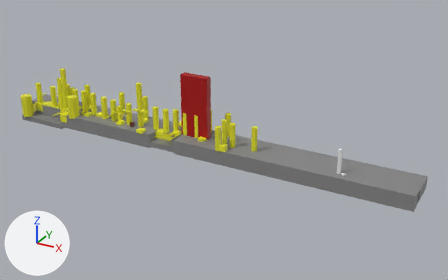
A saved change to the glTF model assets/map_forest.gltf.
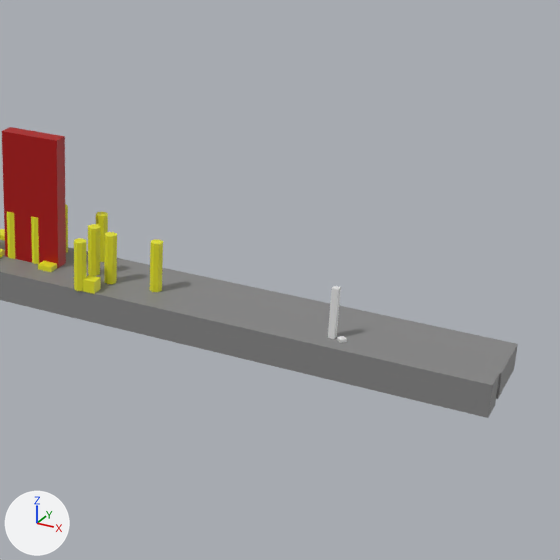
Each version is shown whole from a 50 mm camera at (170.1, -162.1, 83.8) aimed at (78.4, 4.5, 0.5), then close up on the part from 40% to 100% of the width and 4% to 100% of the height. Arrows for +X, +Y and +Z are at lower left; the lights stay in place. Where no turn or scale is listed for an object, it has been applied to the vertices.

The first close-up shows 'Crib', 'End', 'Ground.002', 'Ground.007', 'Monster', 'Tree.057'.
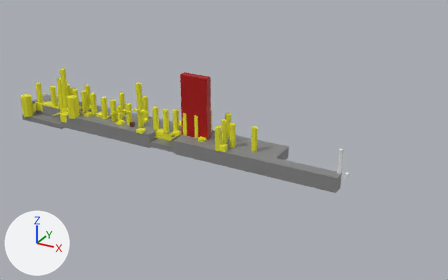
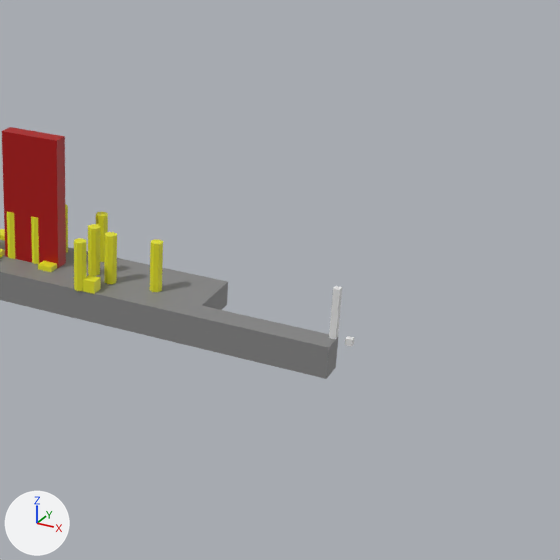
Commit message: Replace the crib with the launchpad

The change in detail:
Object 'Ground.007' (ob_ground_007) moves from (68.8, 5.6, -1.8) to (46.8, 5.6, -1.8).
Object 'Ground.007' (ob_ground_007) is rescaled from (10.0, 150.0, 4.0) to (10.0, 105.0, 4.0).
Object 'Ground.002' (ob_ground_002) moves from (103.5, -1.4, -2.2) to (92.2, -1.4, -2.2).
Object 'Ground.002' (ob_ground_002) is rescaled from (4.0, 80.0, 5.0) to (4.0, 57.0, 5.0).
Object 'End' (ob_end) moves from (120.0, 0.0, 3.0) to (120.2, 0.0, 3.0).
Object 'Crib' (ob_crib) moves from (121.6, -0.5, 0.2) to (122.6, 0.0, 0.2).

Boxes (x1, y1, x2, y2) around the edits, measured in the close-ups (560 x 560 px):
'Ground.002', moved, rescaled
    before: (0, 260, 500, 418)
    after: (0, 261, 338, 379)
'Ground.007', moved, rescaled
    before: (0, 240, 518, 399)
    after: (0, 240, 228, 310)
'End', moved
    before: (328, 286, 341, 339)
    after: (329, 286, 342, 339)
'Crib', moved
    before: (337, 336, 347, 343)
    after: (345, 336, 354, 347)
